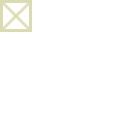
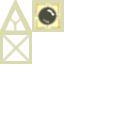
Revision of a layered 128px x 128px image; what changed, layer by layer:
painted on "Layer" over bbox(0, 0, 64, 64)
